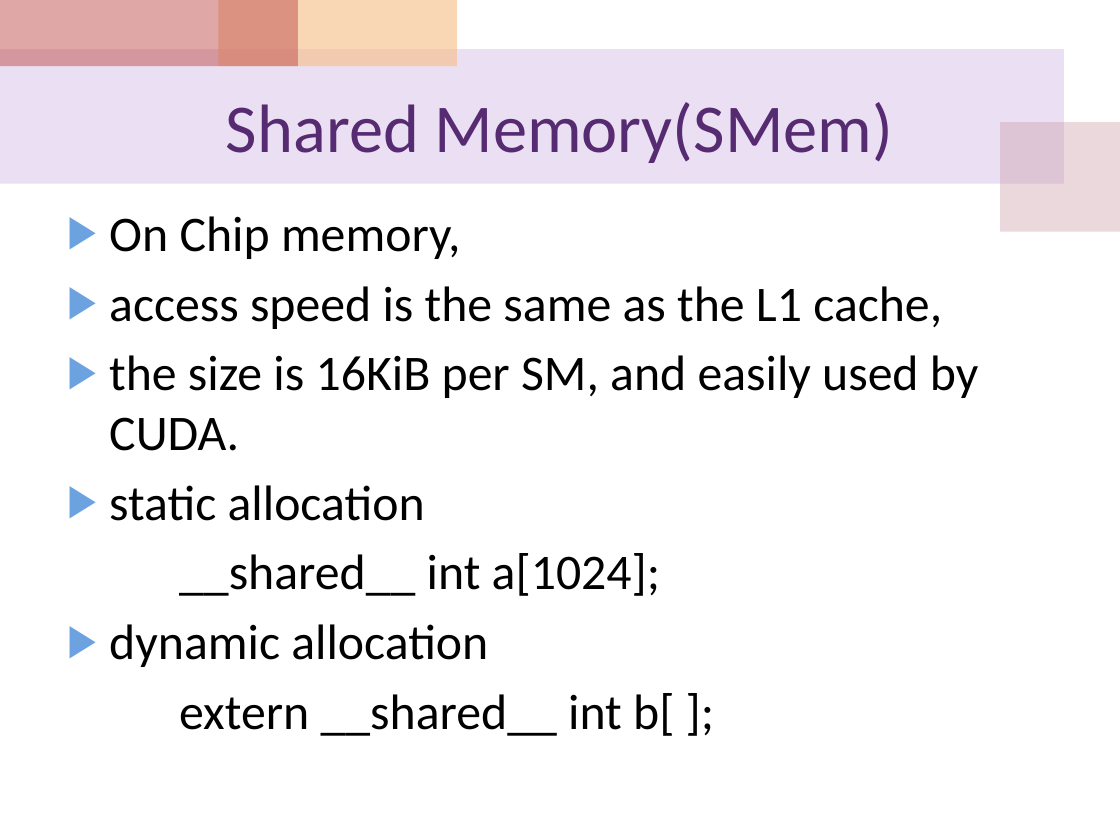
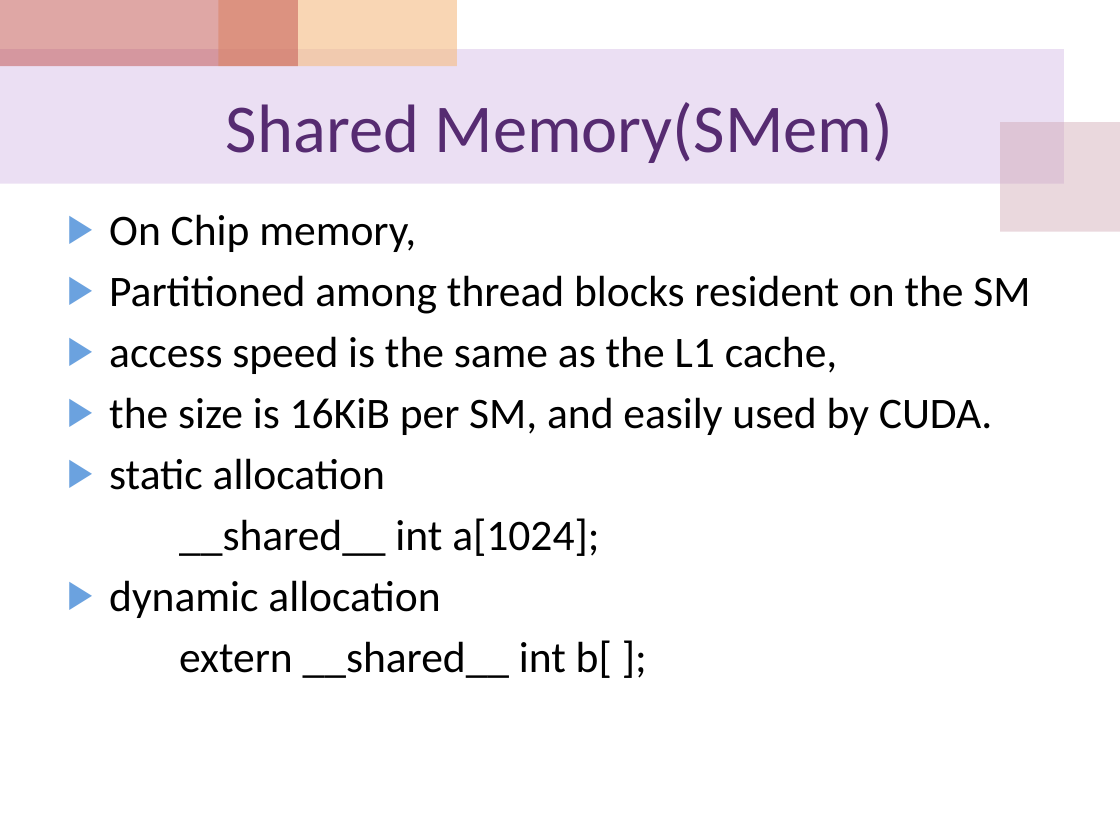
Before and after one commit to cocojk/major, a slide deck: slide 10 of gpu/EE817 Lecture 5 CUDA Memory Architecture.pptx (slide 9 before the commit). Drawn at 1120x840 pixels with LibreOffice and Linux fonts; fonts in the diff are those of the drawing. Boxes give left, top, right and bottom in pixels: in the first picture for what was removed or moved away, otherwise in the second. Text is boxed around its words. In the diff, an @@ line names an element or a change of style, - is before the commit and + after.

```diff
--- a/gpu/EE817 Lecture 5 CUDA Memory Architecture.pptx
+++ b/gpu/EE817 Lecture 5 CUDA Memory Architecture.pptx
@@ text at <box>109,214,993,678</box>: size 32 to 28 pt in "On Chip memory,", "access speed is the same as the ...", "the size is 16KiB per SM, and ...", "static allocation" and 3 more places @@
@@ text at <box>109,275,1030,314</box>: paragraph added @@
+▶ Partitioned among thread blocks resident on the SM
```
Also in this commit, not shown: 6 other slides changed, 1 slide added, 10 other files.
